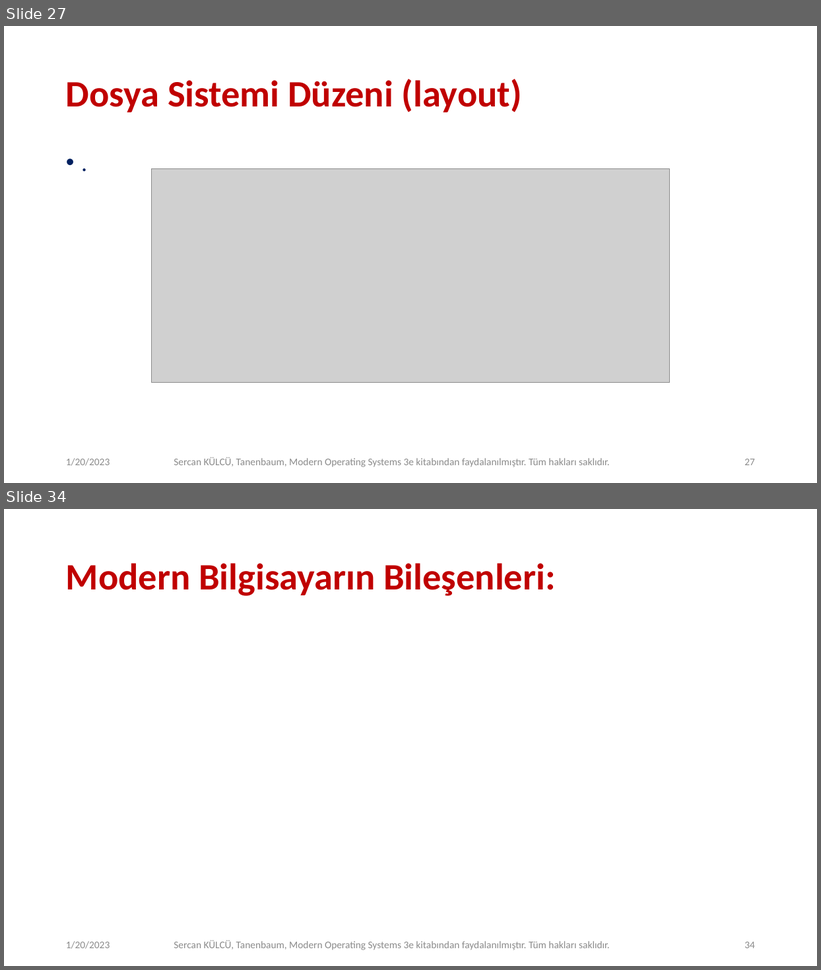
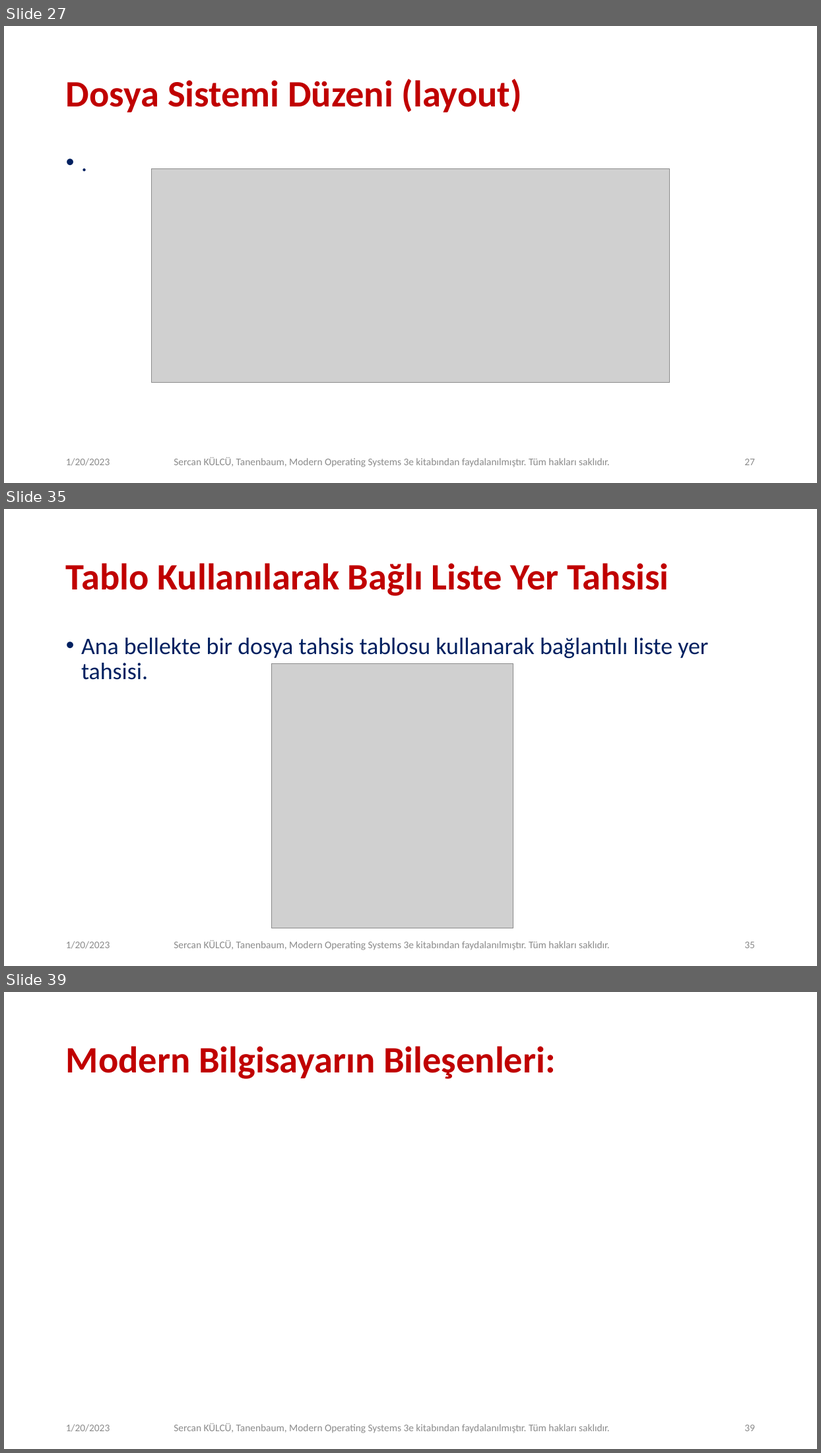
Before and after one commit to sercankulcu/sercankulcu.github.io, a slide deck: files/os/4_Bolum_4_Dosya.pptx. Shown one above the other, each under a label of ours: slides 27 and 34 before the commit, slides 27, 35 and 39 after it; the slides between them are not shown. The pictures are 821x970 and 821x1453 pixels, drawn with LibreOffice and Linux fonts; fonts in the diff are those of the drawing; grey boxes stand for pictures. Boxes give left, top, right and bottom in pixels: in the first picture for what was removed or moved away, otherwise in the second. Text is boxed around its words. In the diff, an @@ line names an element or a change of style, - is before the commit and + after.

```diff
--- a/files/os/4_Bolum_4_Dosya.pptx
+++ b/files/os/4_Bolum_4_Dosya.pptx
@@ slide 35 added at [4,509,817,966], background #FFFFFF @@
@@ title added at [66,563,669,596], 44 pt, text #C00000, bold @@
+Tablo Kullanılarak Bağlı Liste Yer Tahsisi
@@ text added at [81,638,708,680], 28 pt, text #002060 @@
+• Ana bellekte bir dosya tahsis tablosu kullanarak bağlantılı liste yer tahsisi.
@@ picture added at [271,664,514,929] @@
@@ text added at [66,941,110,949], 12 pt, text #8C8C8C @@
+1/20/2023
@@ text added at [174,941,610,951], 12 pt, text #8C8C8C @@
+Sercan KÜLCÜ, Tanenbaum, Modern Operating Systems 3e kitabından faydalanılmıştır. Tüm hakları saklıdır.
@@ page number added at [745,942,755,949], 12 pt, text #8C8C8C @@
+35
@@ what was slide 34 is now slide 39 @@
@@ page number at [745,1425,755,1432]: text changed @@
-34
+39
```
Also in this commit, not shown: 6 slides changed, 4 other slides added, 1 other file.
